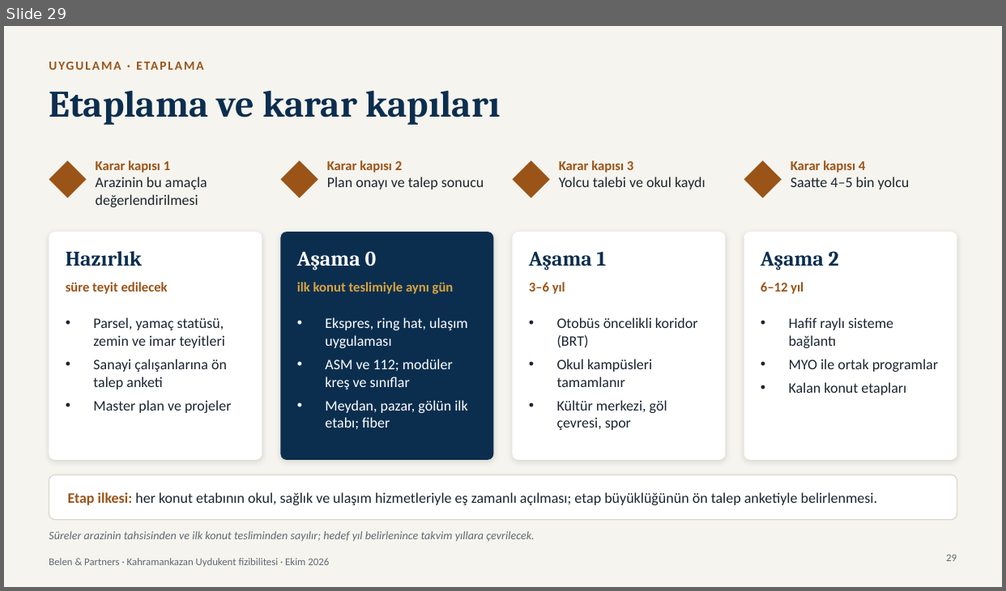
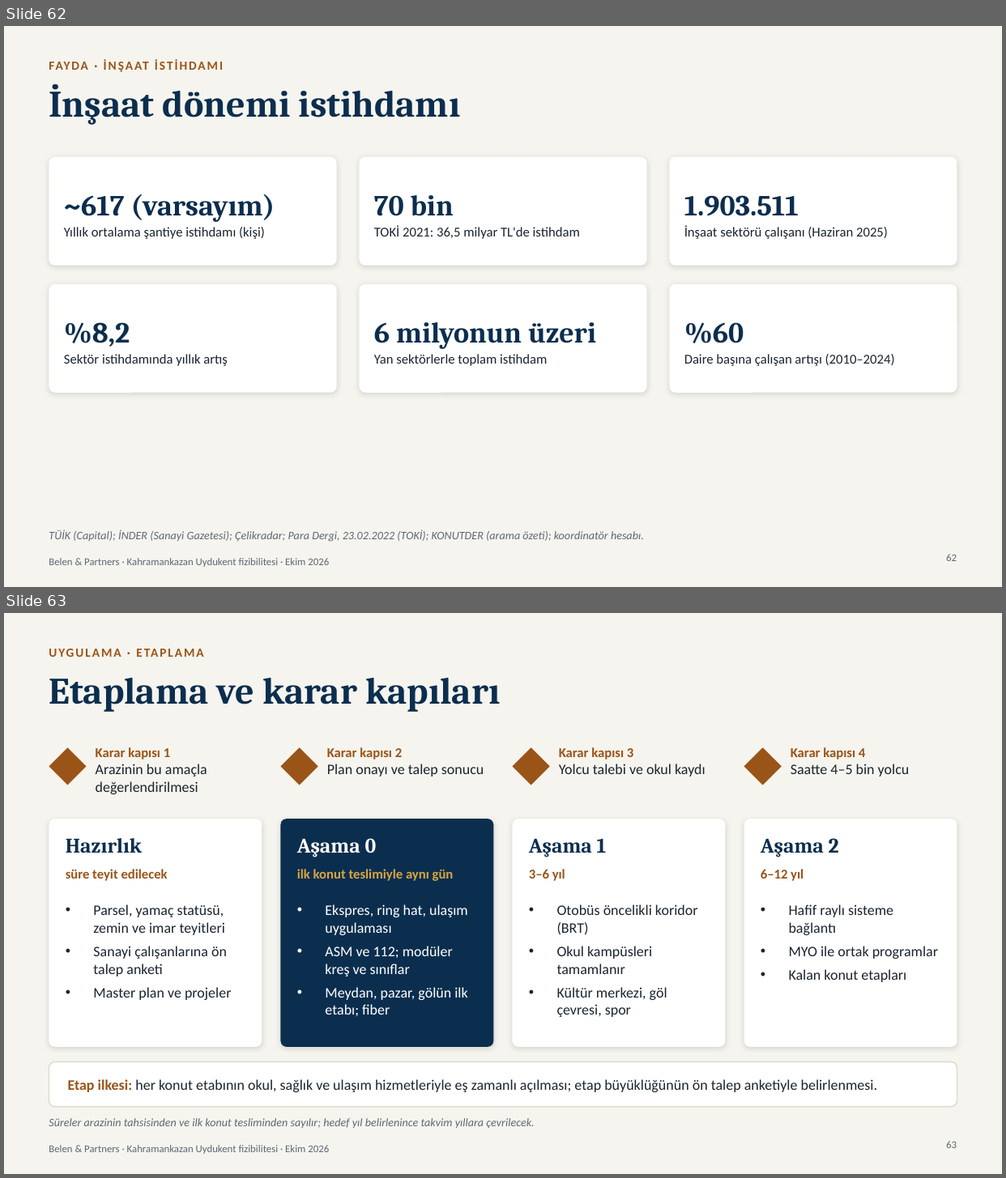
Before and after one commit to modularbelen-del/sunum, a slide deck: reports/Kahramankazan Uydukent sunumu.pptx. Shown one above the other, each under a label of ours: slide 29 before the commit, slides 62 and 63 after it. The pictures are 1006x591 and 1006x1178 pixels, drawn with LibreOffice and Linux fonts; fonts in the diff are those of the drawing. Boxes give left, top, right and bottom in pixels: in the first picture for what was removed or moved away, otherwise in the second. Text is boxed around its words. In the diff, an @@ line names an element or a change of style, - is before the commit and + after.

```diff
--- a/reports/Kahramankazan Uydukent sunumu.pptx
+++ b/reports/Kahramankazan Uydukent sunumu.pptx
@@ slide 62 added at bbox=[4, 26, 1002, 587], background #F6F4EE; not listed: 1 template element that a slide beside it also shows @@
@@ text added at bbox=[104, 59, 158, 74], 12 pt, text #9A5418, bold @@
+FAYDA · İNŞAAT İSTİHDAMI
@@ title added at bbox=[49, 84, 461, 125], 36 pt, text #0B2E4F, bold @@
+İnşaat dönemi istihdamı
@@ rounded rectangle added at bbox=[49, 157, 336, 266], fill #FFFFFF @@
@@ rounded rectangle added at bbox=[359, 157, 646, 266], fill #FFFFFF @@
@@ rounded rectangle added at bbox=[670, 157, 957, 266], fill #FFFFFF @@
@@ text added at bbox=[64, 194, 275, 222], 28 pt, text #0B2E4F, bold @@
+~617 (varsayım)
@@ text added at bbox=[374, 195, 454, 216], 28 pt, text #0B2E4F, bold @@
+70 bin
@@ text added at bbox=[684, 195, 799, 216], 28 pt, text #0B2E4F, bold @@
+1.903.511
@@ text added at bbox=[64, 227, 265, 239], 13 pt, text #1B2430 @@
+Yıllık ortalama şantiye istihdamı (kişi)
@@ text added at bbox=[374, 225, 580, 239], 13 pt, text #1B2430 @@
+TOKİ 2021: 36,5 milyar TL'de istihdam
@@ text added at bbox=[684, 225, 888, 239], 13 pt, text #1B2430 @@
+İnşaat sektörü çalışanı (Haziran 2025)
@@ rounded rectangle added at bbox=[49, 284, 336, 393], fill #FFFFFF @@
@@ rounded rectangle added at bbox=[359, 284, 646, 393], fill #FFFFFF @@
@@ rounded rectangle added at bbox=[670, 284, 957, 393], fill #FFFFFF @@
@@ text added at bbox=[64, 322, 130, 347], 28 pt, text #0B2E4F, bold @@
+%8,2
@@ text added at bbox=[374, 322, 596, 349], 28 pt, text #0B2E4F, bold @@
+6 milyonun üzeri
@@ text added at bbox=[684, 322, 744, 344], 28 pt, text #0B2E4F, bold @@
+%60
@@ text added at bbox=[64, 354, 228, 366], 13 pt, text #1B2430 @@
+Sektör istihdamında yıllık artış
@@ text added at bbox=[374, 354, 547, 366], 13 pt, text #1B2430 @@
+Yan sektörlerle toplam istihdam
@@ text added at bbox=[684, 354, 895, 366], 13 pt, text #1B2430 @@
+Daire başına çalışan artışı (2010–2024)
@@ text added at bbox=[49, 530, 644, 542], 11 pt, text #5E6875, italic @@
+TÜİK (Capital); İNDER (Sanayi Gazetesi); Çelikradar; Para Dergi, 23.02.2022 (TOKİ); KONUTDER (arama özeti); koordinatör hesabı.
@@ page number added at bbox=[946, 554, 957, 561], 10 pt, text #5E6875 @@
+62
@@ what was slide 29 is now slide 63 @@
@@ page number at bbox=[946, 1141, 957, 1148]: text changed @@
-29
+63
```
Also in this commit, not shown: 5 slides changed, 34 other slides added, 2 other files.
